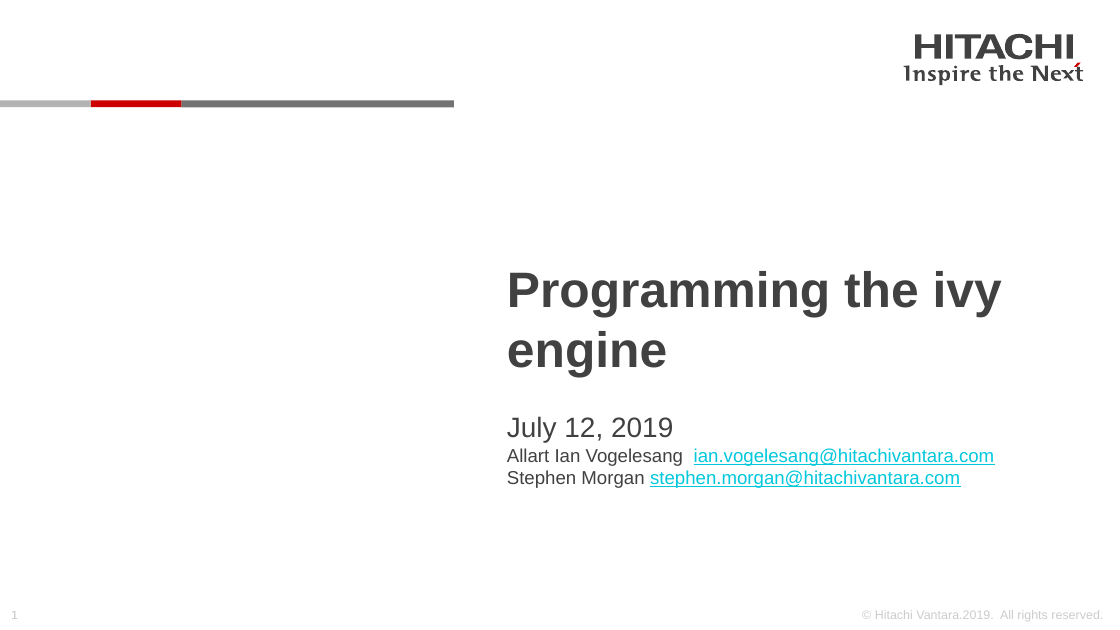
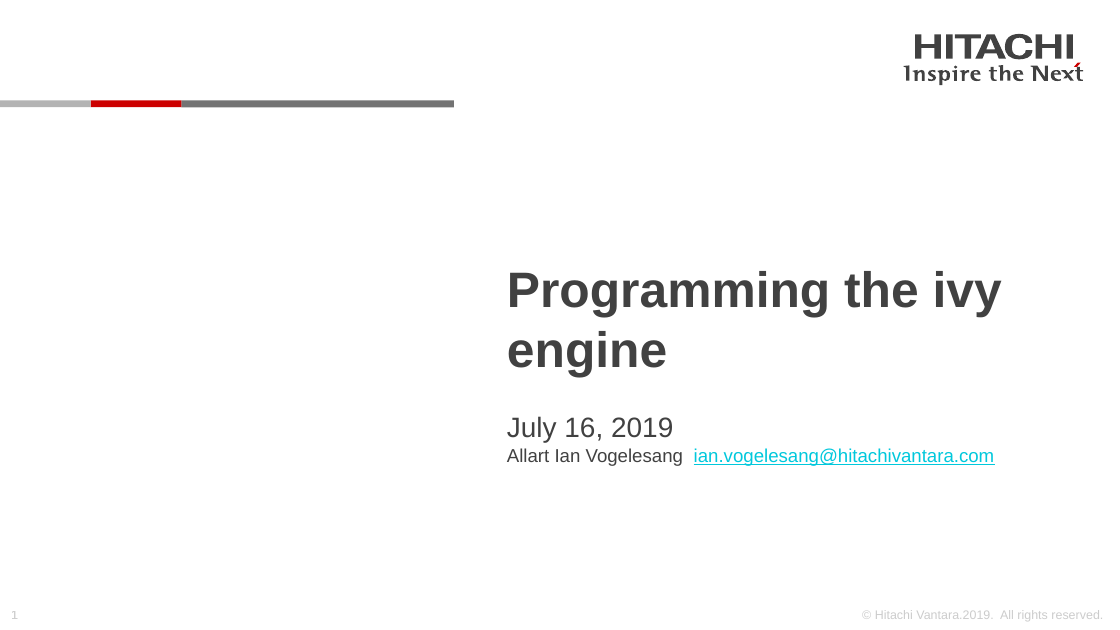
Before and after one commit to Hitachi-Data-Systems/ivy, a slide deck: slide 1 of doc/Programming the ivy engine.pptx. Drawn at 1120x630 pixels with LibreOffice and Linux fonts; fonts in the diff are those of the drawing; background and template pictures are left out. Boxes give left, top, right and bottom in pixels: in the first picture for what was removed or moved away, otherwise in the second. Text is boxed around its words. In the diff, an @@ line names an element or a change of style, - is before the commit and + after.

```diff
--- a/doc/Programming the ivy engine.pptx
+++ b/doc/Programming the ivy engine.pptx
@@ subtitle at (507, 416, 673, 442): text changed @@
-July 12, 2019
+July 16, 2019
@@ subtitle at (507, 470, 960, 488): paragraph removed @@
-Stephen Morgan stephen.morgan@hitachivantara.com
```
Also in this commit, not shown: 1 slide added, 9 other files.
